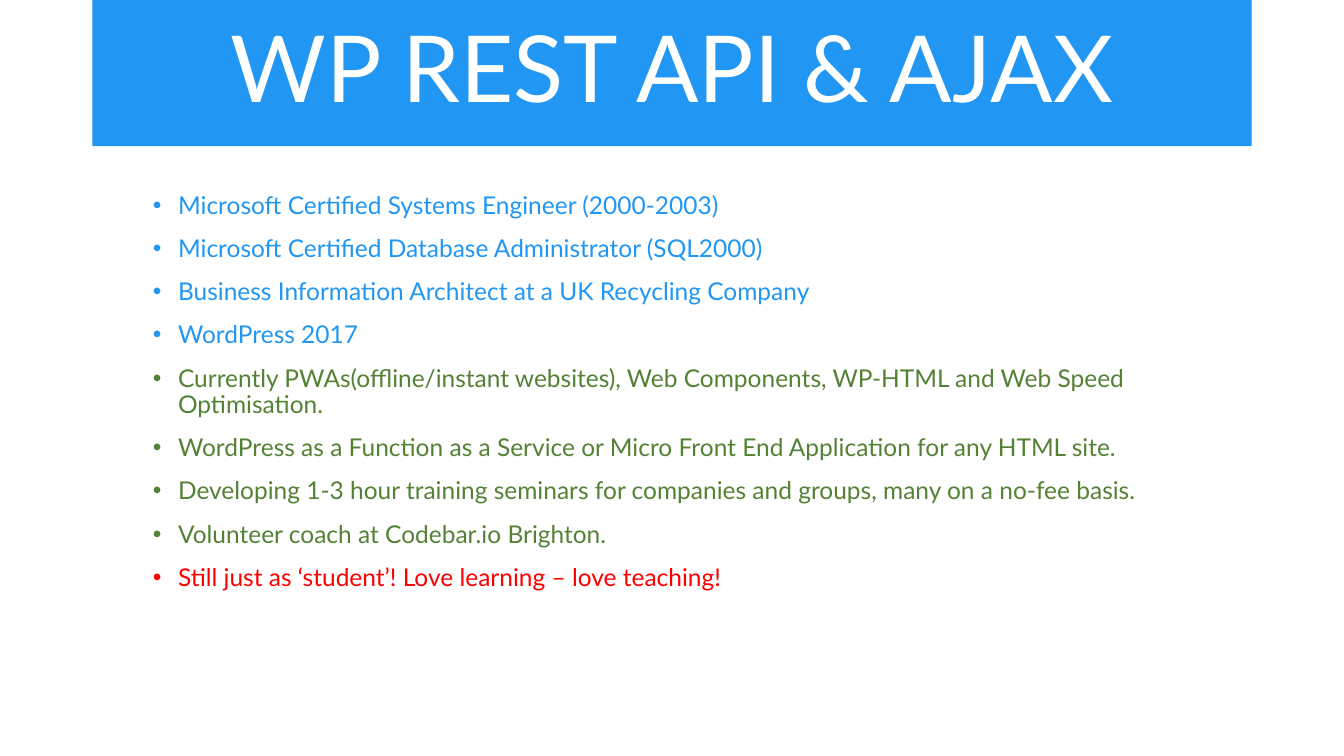
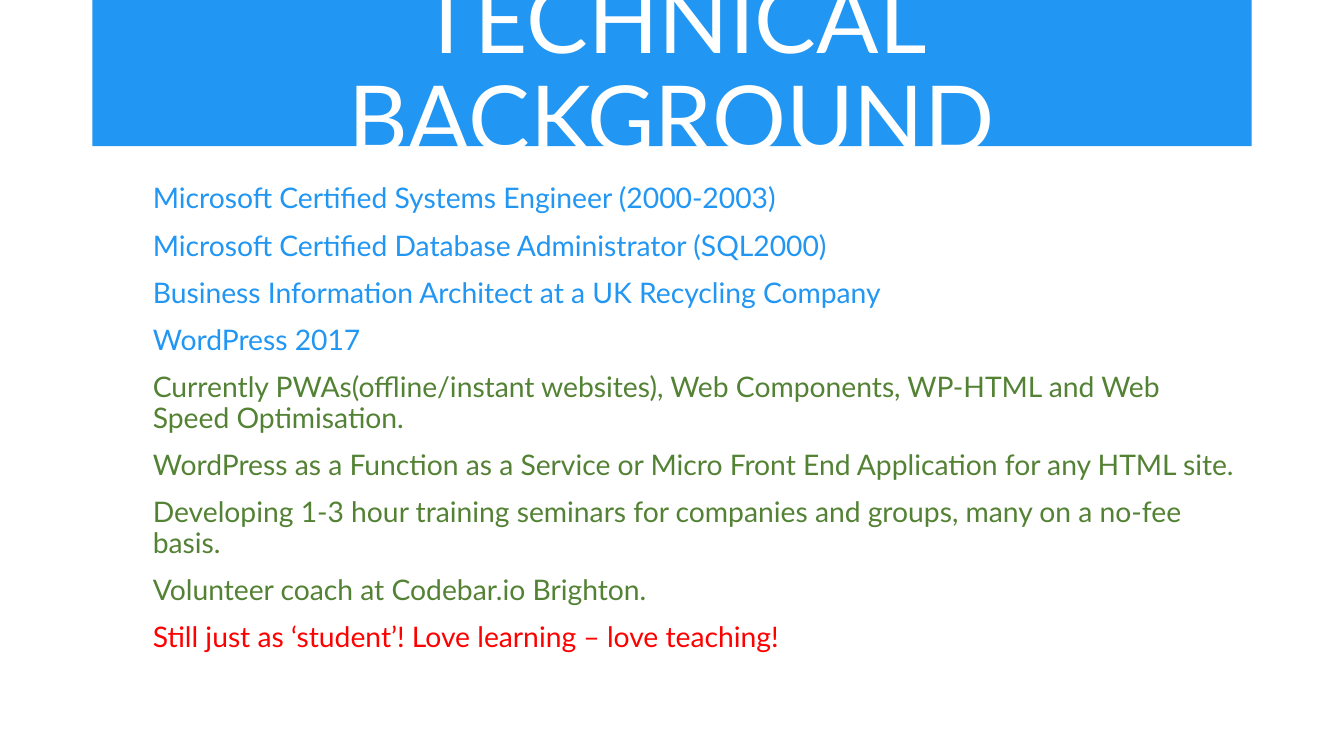
Before and after one commit to iwswordpress/rest, a slide deck: slide 4 of rest-api-workshop.pptx (slide 5 before the commit). Drawn at 1344x756 pixels with LibreOffice and Linux fonts; fonts in the diff are those of the drawing. Boxes give left, top, right and bottom in pixels: in the first picture for what was removed or moved away, otherwise in the second. Text is boxed around its words. In the diff, an @@ line names an element or a change of style, - is before the commit and + after.

```diff
--- a/rest-api-workshop.pptx
+++ b/rest-api-workshop.pptx
@@ title at (349,0,995,170): text changed @@
-WP REST API & AJAX
+TECHNICAL BACKGROUND
@@ text "Microsoft Certified Systems Engineer (2000-2003)" at (153,186,1234,652): size 17.5 to 20.1 pt; bullet • to none @@
```
Also in this commit, not shown: 4 other slides changed, 2 slides removed, 4 other files.
